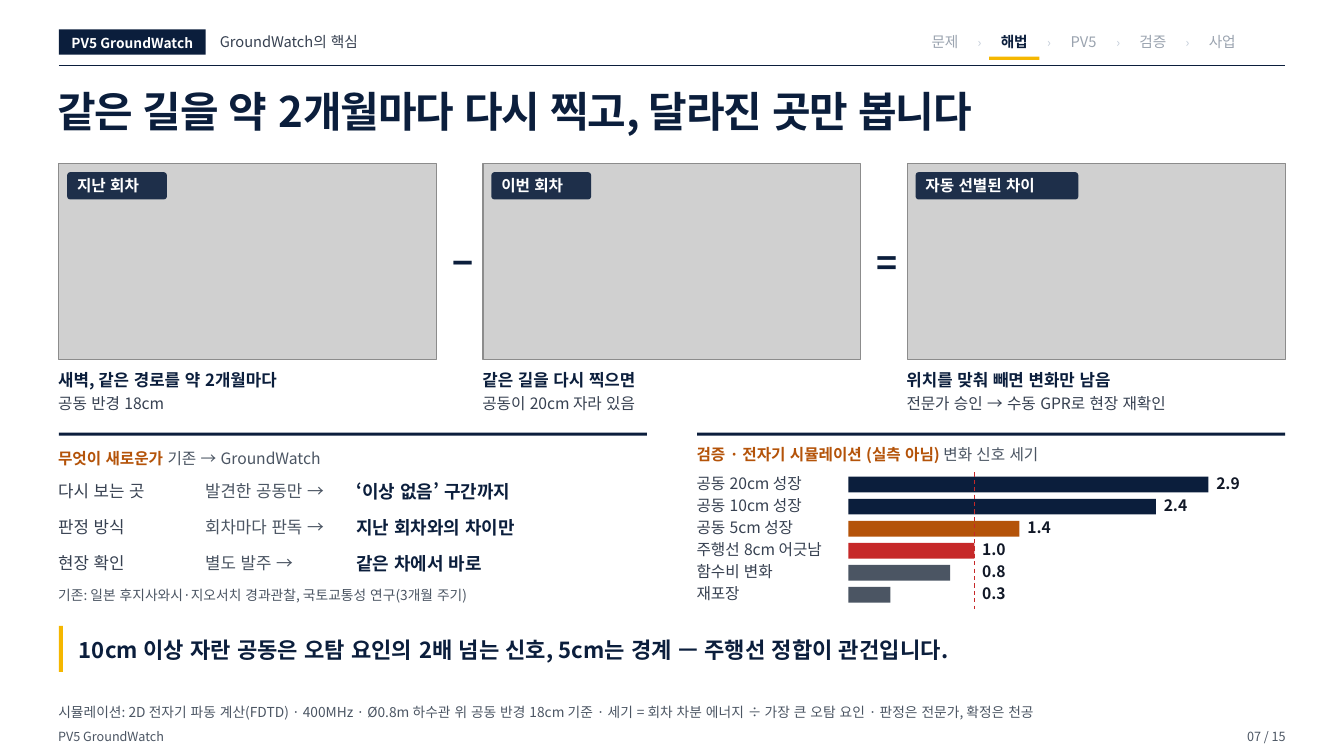
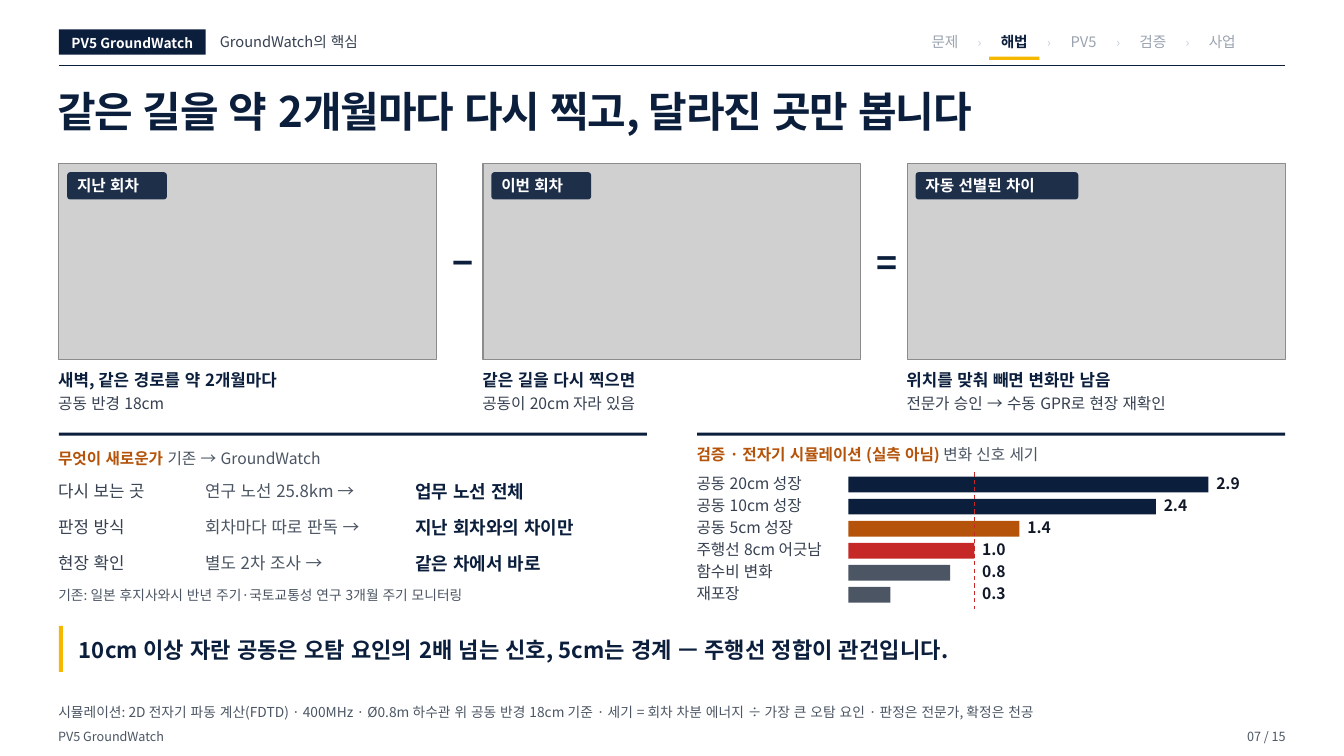
Before and after one commit to woojin-choe/pv5-hose-lab, a slide deck: slide 7 of ppt_all/PV5_GroundWatch_10_23.pptx. Drawn at 1344x756 pixels with LibreOffice and Linux fonts; fonts in the diff are those of the drawing; grey boxes stand for pictures. Boxes give left, top, right and bottom in pixels: in the first picture for what was removed or moved away, otherwise in the second. Text is boxed around its words. In the diff, an @@ line names an element or a change of style, - is before the commit and + after.

```diff
--- a/ppt_all/PV5_GroundWatch_10_23.pptx
+++ b/ppt_all/PV5_GroundWatch_10_23.pptx
@@ text at (205,483,333,499): text changed @@
-발견한 공동만 →
+연구 노선 25.8km →
@@ text at (415,483,524,500): text changed @@
-‘이상 없음’ 구간까지
+업무 노선 전체
@@ text at (205,519,338,535): text changed @@
-회차마다 판독 →
+회차마다 따로 판독 →
@@ text "지난 회차와의 차이만": place and size @@
-text "지난 회차와의 차이만" at (356,519,515,536)
+text "지난 회차와의 차이만" at (415,519,574,536)
@@ text at (205,555,301,571): text changed @@
-별도 발주 →
+별도 2차 조사 →
@@ text "같은 차에서 바로": place and size @@
-text "같은 차에서 바로" at (356,555,482,572)
+text "같은 차에서 바로" at (415,555,541,572)
@@ text at (58,588,463,601): text changed @@
-기존: 일본 후지사와시·지오서치 경과관찰, 국토교통성 연구(3개월 주기)
+기존: 일본 후지사와시 반년 주기·국토교통성 연구 3개월 주기 모니터링
```
Also in this commit, not shown: 5 other slides changed, 9 other files.
